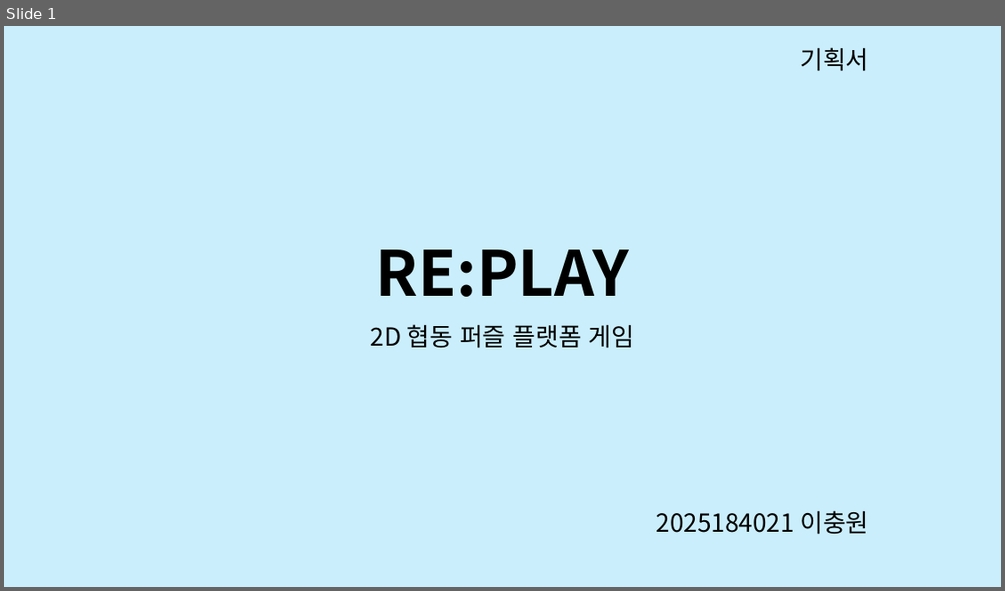
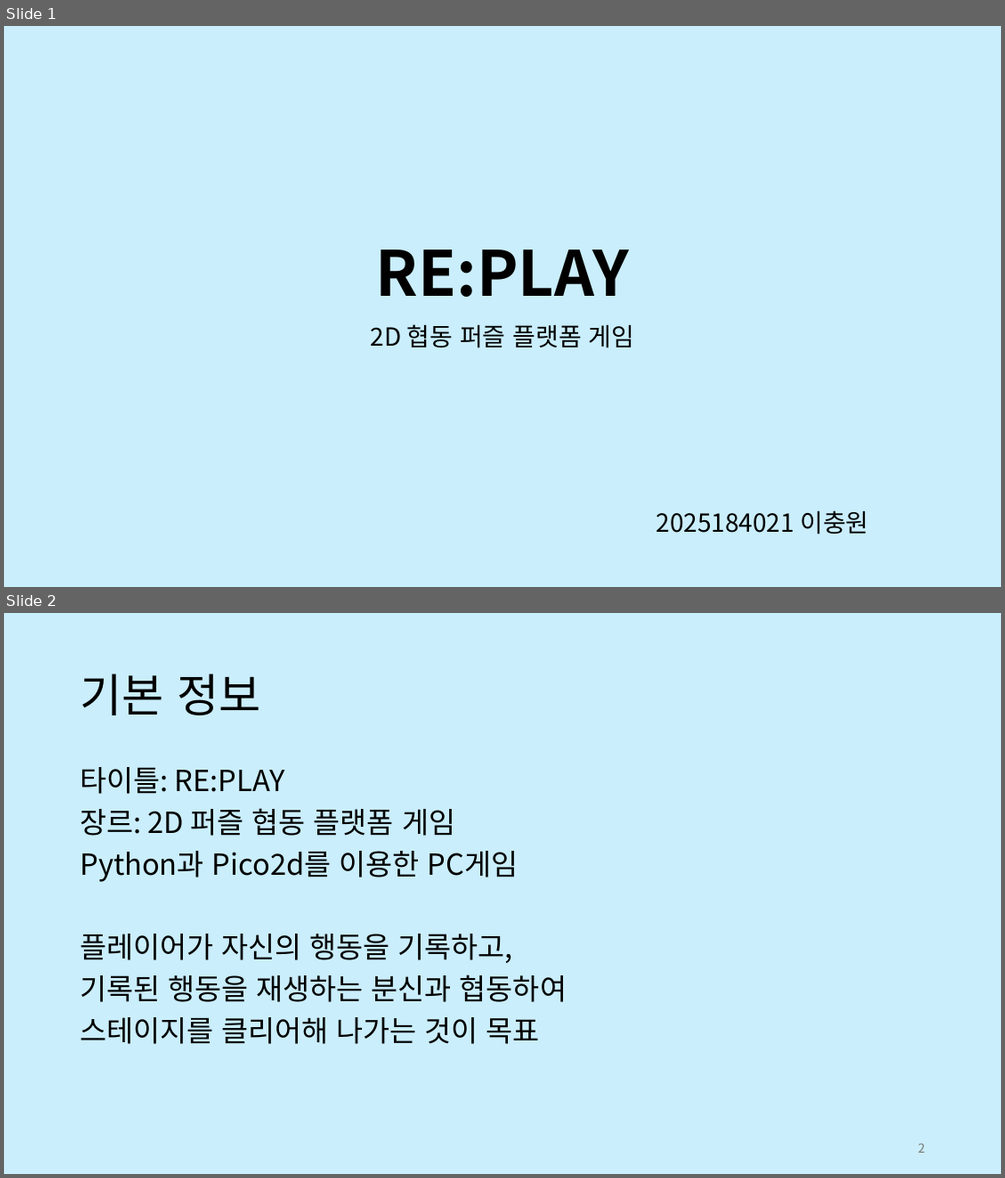
Before and after one commit to aufaks/2DGP_project_26, a slide deck: PR1/기획서.pptx. Shown one above the other, each under a label of ours: slide 1 before the commit, slides 1 and 2 after it. The pictures are 1005x591 and 1005x1178 pixels, drawn with LibreOffice and Linux fonts; fonts in the diff are those of the drawing. Boxes give left, top, right and bottom in pixels: in the first picture for what was removed or moved away, otherwise in the second. Text is boxed around its words. In the diff, an @@ line names an element or a change of style, - is before the commit and + after.

Commit message:
기획서 작성

```diff
--- a/PR1/기획서.pptx
+++ b/PR1/기획서.pptx
@@ slide 2 added at (x1=4, y1=613, x2=1001, y2=1174), background #CAEEFB @@
@@ title added at (x1=80, y1=674, x2=260, y2=715), 44 pt, text #000000 @@
+기본 정보
@@ text added at (x1=80, y1=767, x2=566, y2=1044), 28 pt, text #000000 @@
+타이틀: RE:PLAY
+장르: 2D 퍼즐 협동 플랫폼 게임
+Python과 Pico2d를 이용한 PC게임
+플레이어가 자신의 행동을 기록하고,
+기록된 행동을 재생하는 분신과 협동하여
+스테이지를 클리어해 나가는 것이 목표
@@ page number added at (x1=918, y1=1143, x2=925, y2=1152), 12 pt, text #797979 @@
+2
@@ slide 1 changed as well @@
@@ text removed at (x1=800, y1=47, x2=868, y2=71) @@
-기획서
```
Also in this commit, not shown: 12 other slides added, 2 slides removed, 1 other file.
